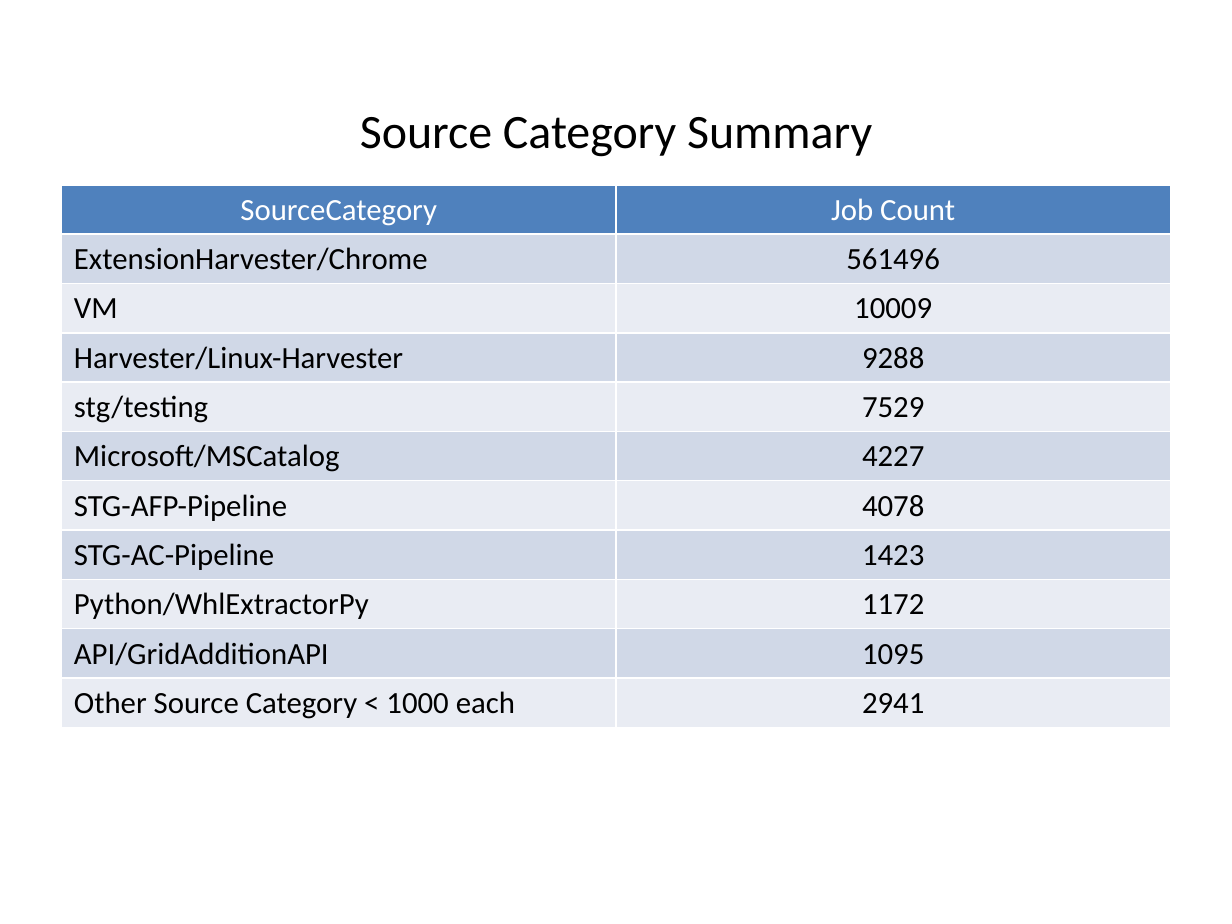
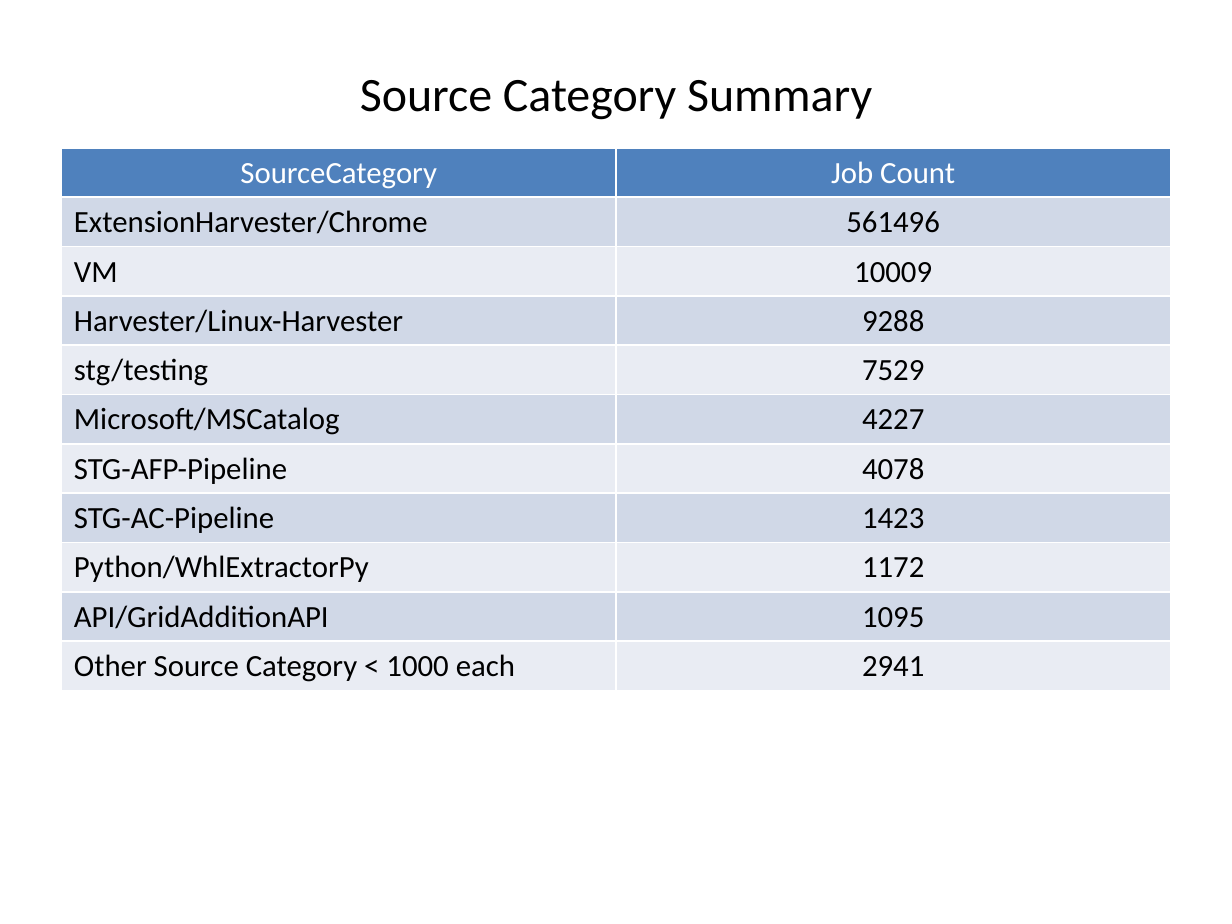
Before and after one commit to JezreelHazelEndaya/JRClient-, a slide deck: slide 4 of status_report.pptx. Drawn at 1232x924 pixels with LibreOffice and Linux fonts; fonts in the diff are those of the drawing. Boxes give left, top, right and bottom in pixels: in the first picture for what was removed or moved away, otherwise in the second. Text is boxed around its words. In the diff, an @@ line names an element or a change of style, - is before the commit and + after.

Commit message:
Summary Text Box Update

```diff
--- a/status_report.pptx
+++ b/status_report.pptx
@@ text "Source Category Summary": place and size @@
-text "Source Category Summary" at <box>360,117,872,157</box>
+text "Source Category Summary" at <box>360,80,872,120</box>
@@ table: place and size @@
-table at <box>62,185,1170,723</box>
+table at <box>62,148,1170,686</box>
```
Also in this commit, not shown: 5 other slides changed, 2 slides added, 2 other files.
